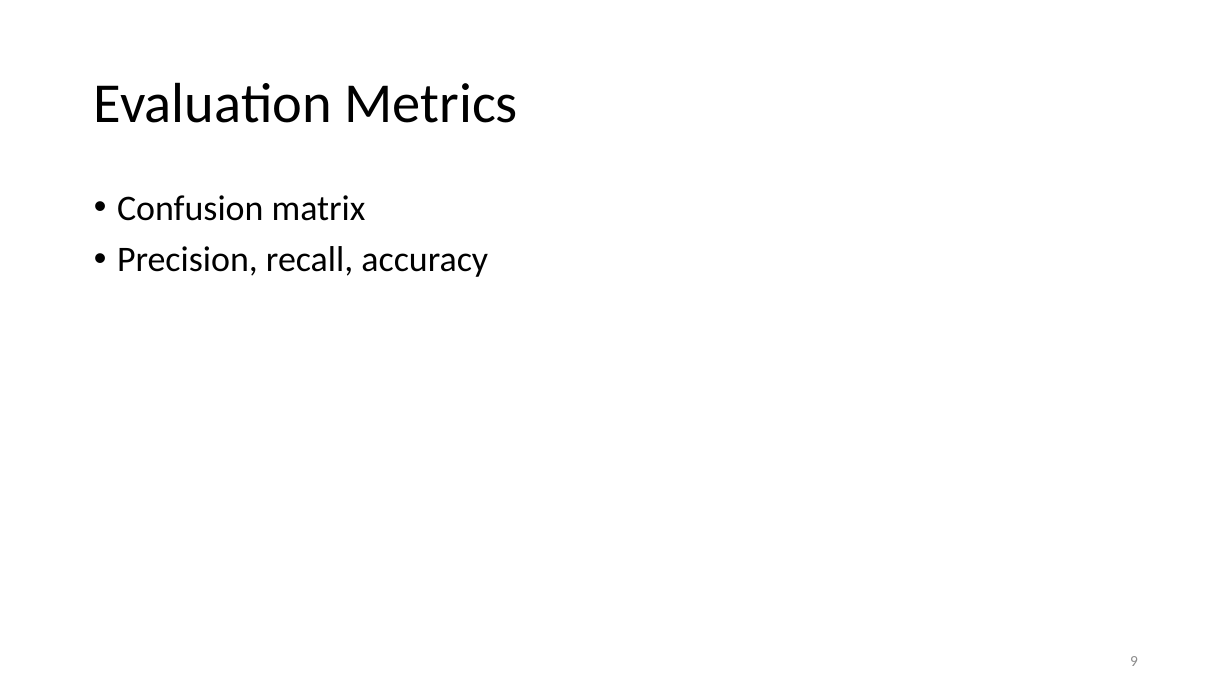
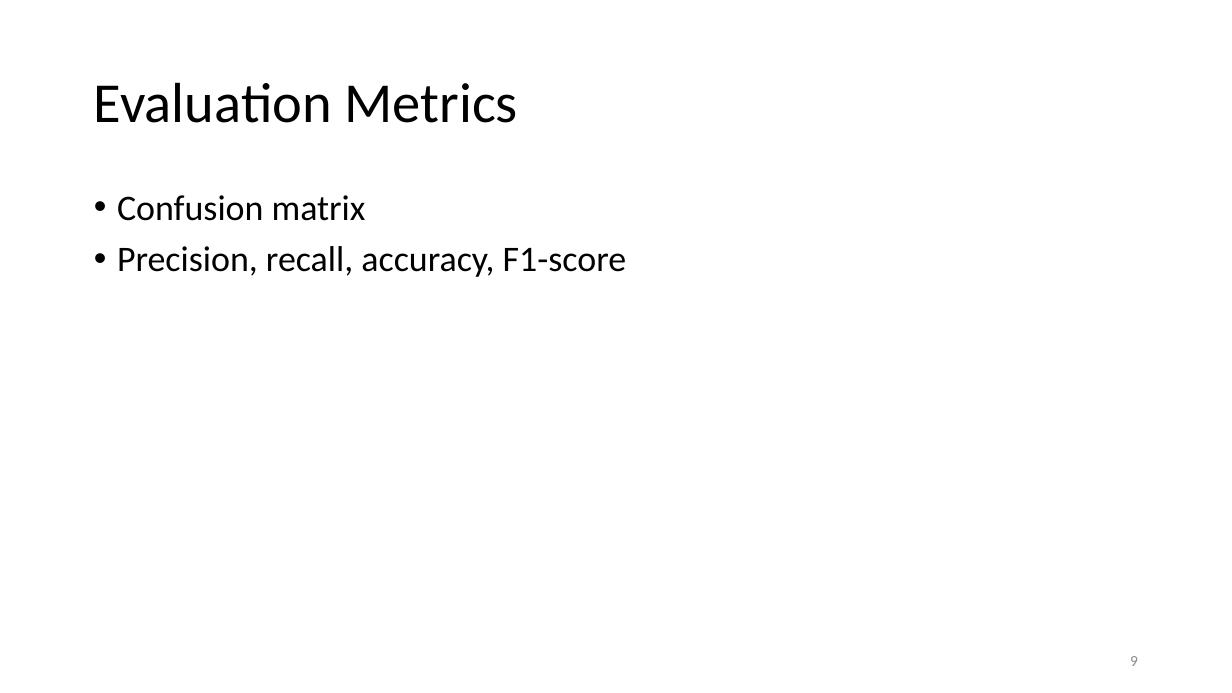
Before and after one commit to lwinmoe/lwinmoe.github.io, a slide deck: slide 9 of static/docs/ml2.pptx. Drawn at 1232x693 pixels with LibreOffice and Linux fonts; fonts in the diff are those of the drawing. Boxes give left, top, right and bottom in pixels: in the first picture for what was removed or moved away, otherwise in the second. Text is boxed around its words. In the diff, an @@ line names an element or a change of style, - is before the commit and + after.

```diff
--- a/static/docs/ml2.pptx
+++ b/static/docs/ml2.pptx
@@ text at (x1=117, y1=246, x2=626, y2=277): text changed @@
-• Precision, recall, accuracy
+• Precision, recall, accuracy, F1-score
```
Also in this commit, not shown: 11 other slides changed, 1 slide added.
